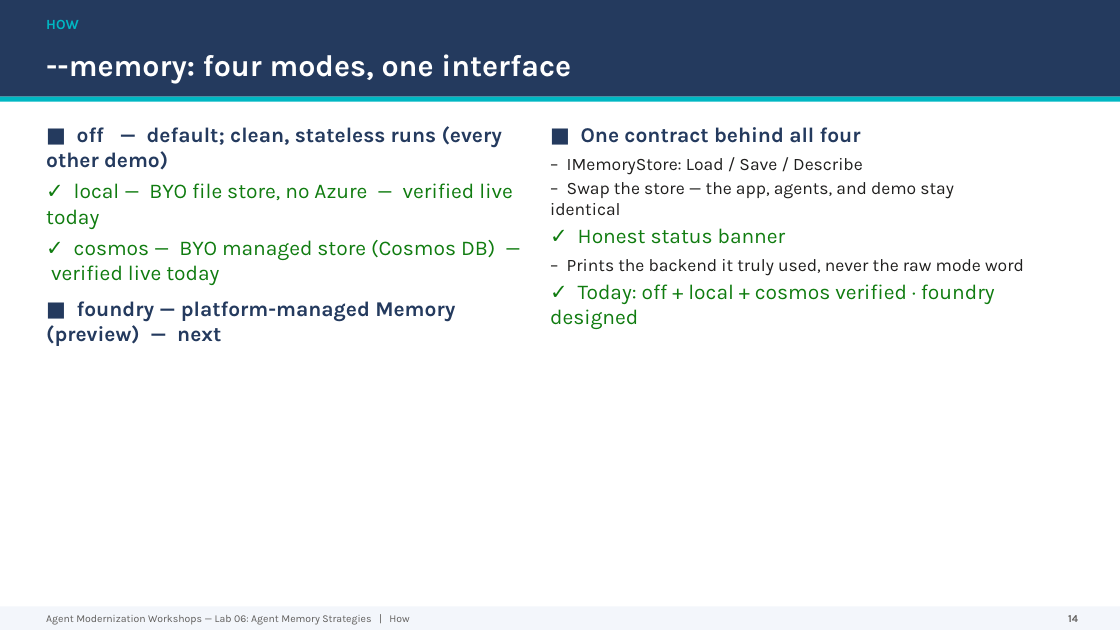
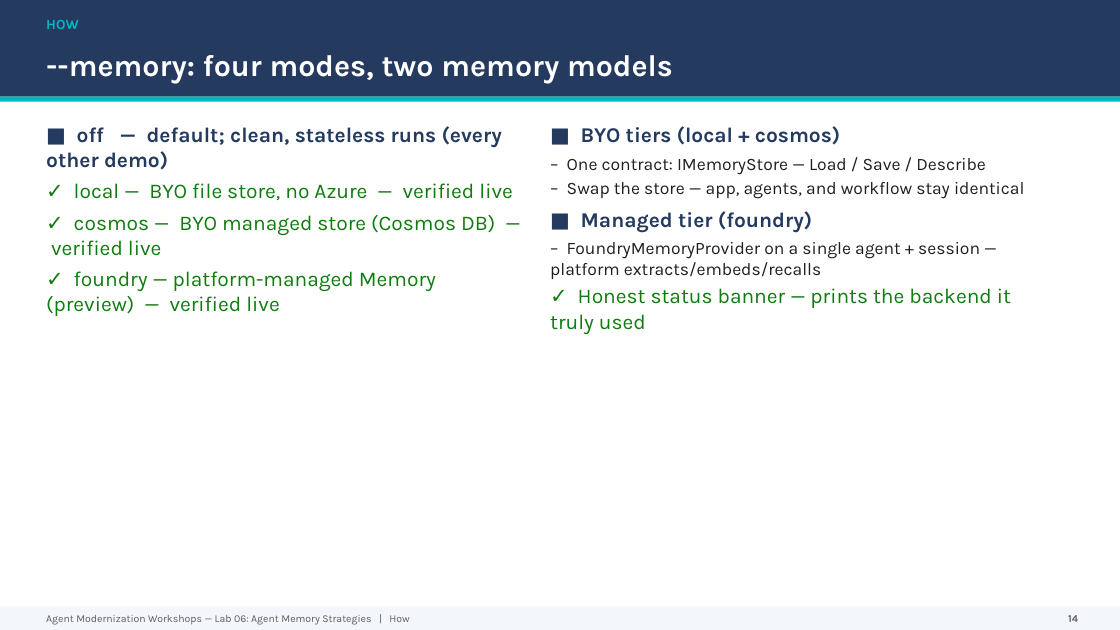
Before and after one commit to bradrlaw/agent-modernization-workshops, a slide deck: slide 14 of labs/lab06-multi-agent/presentation/Lab06-Agent-Memory-Strategies.pptx. Drawn at 1120x630 pixels with LibreOffice and Linux fonts; fonts in the diff are those of the drawing. Boxes give left, top, right and bottom in pixels: in the first picture for what was removed or moved away, otherwise in the second. Text is boxed around its words. In the diff, an @@ line names an element or a change of style, - is before the commit and + after.

```diff
--- a/labs/lab06-multi-agent/presentation/Lab06-Agent-Memory-Strategies.pptx
+++ b/labs/lab06-multi-agent/presentation/Lab06-Agent-Memory-Strategies.pptx
@@ text at bbox=[46, 55, 673, 84]: text changed @@
---memory: four modes, one interface
+--memory: four modes, two memory models
@@ text at bbox=[550, 126, 1024, 334]: text changed @@
-■ One contract behind all four
-– IMemoryStore: Load / Save / Describe
-– Swap the store — the app, agents, and demo stay identical
-✓ Honest status banner
-– Prints the backend it truly used, never the raw mode word
-✓ Today: off + local + cosmos verified · foundry designed
+■ BYO tiers (local + cosmos)
+– One contract: IMemoryStore — Load / Save / Describe
+– Swap the store — app, agents, and workflow stay identical
+■ Managed tier (foundry)
+– FoundryMemoryProvider on a single agent + session — platform extracts/embeds/recalls
+✓ Honest status banner — prints the backend it truly used
@@ text at bbox=[46, 183, 512, 316]: text changed @@
-✓ local — BYO file store, no Azure — verified live today
-✓ cosmos — BYO managed store (Cosmos DB) — verified live today
-■ foundry — platform-managed Memory (preview) — next
+✓ local — BYO file store, no Azure — verified live
+✓ cosmos — BYO managed store (Cosmos DB) — verified live
+✓ foundry — platform-managed Memory (preview) — verified live
```
Also in this commit, not shown: 4 other slides changed, 9 other files.
